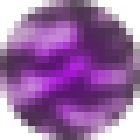
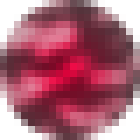
Layered file, before and after one edit (140 × 140). Changes by layer:
pixels changed over [0, 0, 140, 140] (layer not identified)
